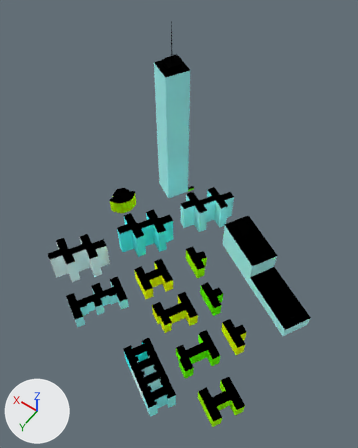
The glTF model web/public/assets/nyc/tiles/-1_6.bld.glb as it was, and as the next commit left it.
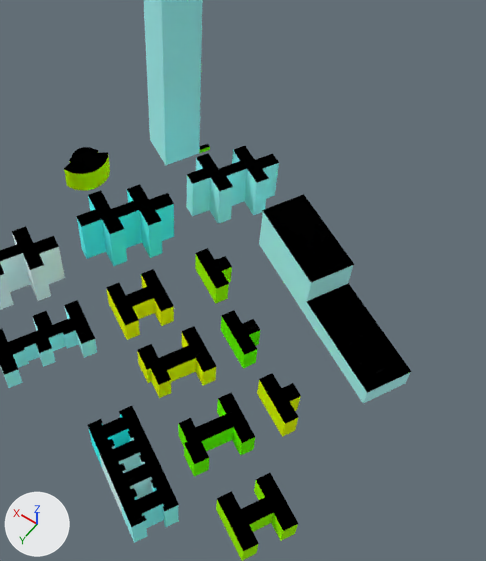
Each version appears first whole from a 50 mm camera at (-305.0, 1897.0, 474.0) aimed at (-141.0, 1667.0, 112.0), and next in a close-up on the part from 20% to 99% of the width and 23% to 95% of the height. Every picture has the same lights, and +X, +Y and +Z are marked at lower left. The older version's two pictures come first. Where no turn or scale is listed for an object, it has been applied to the vertices. Vertices at exactly the same position are counted once.

In view in the first close-up: '-1_6'.
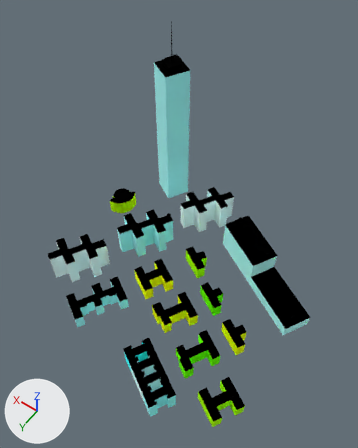
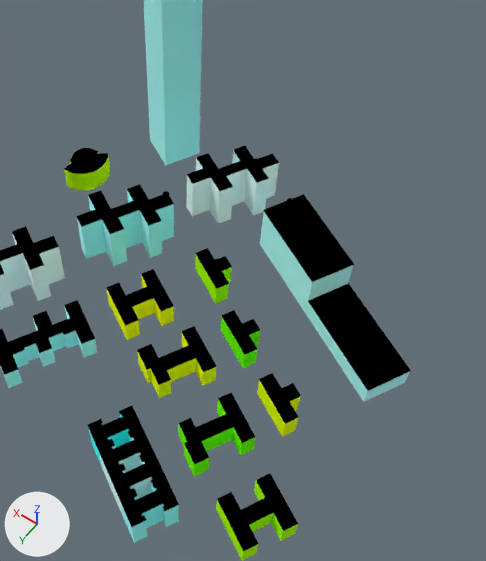
Where the newer file only moved an object's origin or applied its transform, the numbers keep the older frame.

What differs and where, as boxes (x1, y1, x2, y2) in the close-ups (486 x 561 px):
part 1 of me_1_6, deleted
    before: (199, 144, 210, 153)
part 2 of me_1_6, cut back
    before: (52, 194, 354, 551)
    after: (53, 194, 353, 441)
part 3 of me_1_6, deleted
    before: (64, 147, 108, 174)
part 4 of me_1_6, recoloured
    both: (64, 150, 298, 532)

The change, as a diff of the scene's bpy script:
```diff
--- a/web/public/assets/nyc/tiles/-1_6.bld.glb.py
+++ b/web/public/assets/nyc/tiles/-1_6.bld.glb.py
@@ me_1_6 @@
 # used by ob_1_6; location = (-141.0, 1663.8, 114.2)
-me_1_6.from_pydata(...)  # 1804 vertices, 2569 faces; spans x -136.0..136.0, y -133.0..133.0, z -114.0..114.0
+me_1_6.from_pydata(...)  # 1726 vertices, 2370 faces; spans x -135.0..136.0, y -133.0..133.0, z -114.0..114.0
+# me_1_6 part 1: the loose piece of 8 vertices spanning x 68.0..75.0, y -127.0..-118.0, z -114.0..-111.0 is deleted
+# me_1_6 part 2: 30 vertices moved from x -122.0..0.0, y -44.0..94.0, z -114.0..-77.0 to x -122.0..0.0, y -45.0..94.0, z -114.0..-77.0; 73 vertices removed from x -127.0..50.0, y -73.0..106.0, z -114.0..-76.0; 17 vertices added at x -61.0..51.0, y -74.0..93.0, z -114.0..-76.0
+# me_1_6 part 3: 78 vertices removed from x 112.0..136.0, y -67.0..-37.0, z -96.0..-95.0
+# me_1_6 part 4: 158 kept faces spanning x -127.0..136.0, y -121.0..106.0, z -114.0..-76.0 get new vertex colours
+# other edits to the shape of me_1_6 do not show in these pictures
 me_1_6.materials.append(mat_facade)
```
